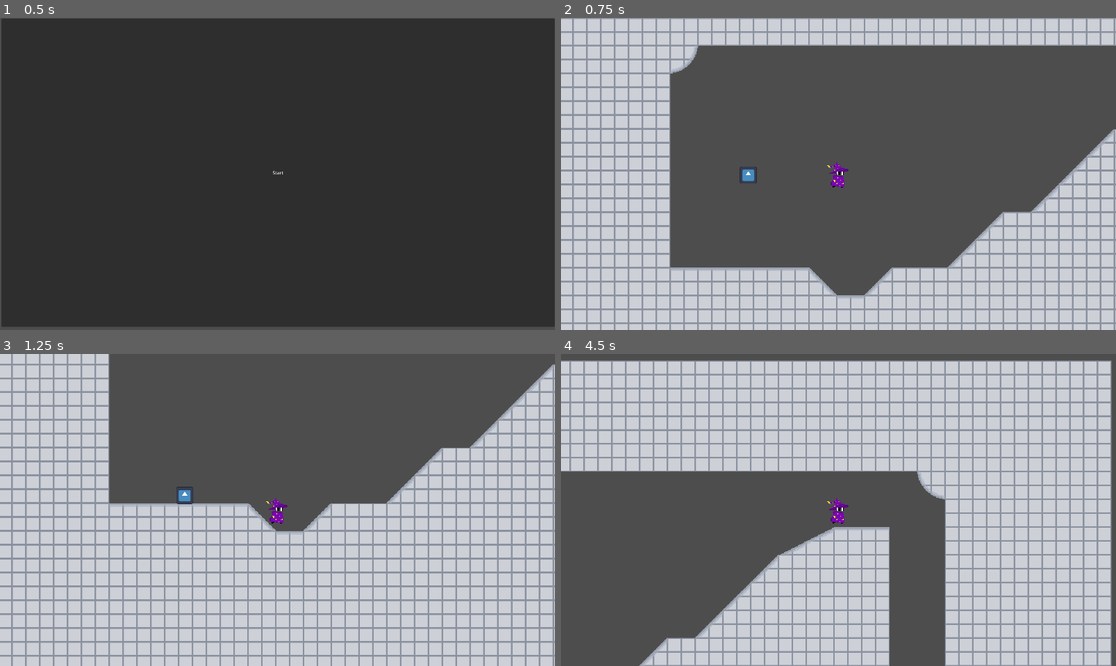
Above: before the commit, frames 1-4 (two rows, left to right).
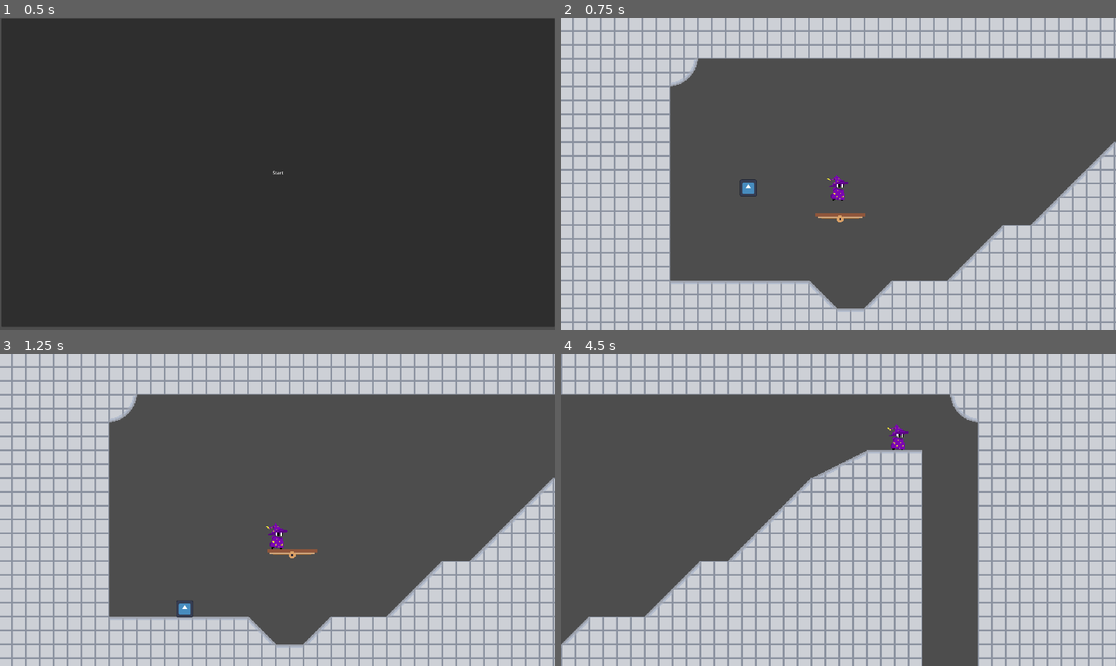
Above: after the commit, the same moments.

Repository: EggsArntMeme/HawkGameJam
Game: Godot game, scene res://Scenes/Levels/MainMenu.tscn
The game is run twice, just before and just after one commit, with the same random seed, the same clock (stepped at 60 frames per second) and the same inputs. The engine's default icon, where the game draws it, is replaced by a stand-in: a white triangle on a blue panel in a dark square.
Inputs:
- Up to frame 1 (0.5 s): no input
- Up to frame 2 (0.75 s): click "Start" at 0.5 s
- Up to frame 3 (1.25 s): no input
- Up to frame 4 (4.5 s): hold D (RIGHT) 1.28-2.78 s; tap W (UP) at 1.52, 2.27, 3.77 s; hold A (LEFT) 2.78-3.53 s; hold D (RIGHT) from 3.53 s (still down)

Frame 1 is identical in both runs. In frame 2, 14% of the frame differs, in the area x 0-100%, y 0-99%; in frame 3, 50%; in frame 4, 57%, in the area x 0-100%, y 0-100%.

Commit message:
Added Platform, Player sprite flip, and camera smoothing :3

Diff:
--- /dev/null
+++ b/PlatformMovement.gd
@@ -0,0 +1,28 @@
+extends Node2D
+
+@export var POSITION_A = 10  # first position the platform will head towards
+@export var POSITION_B = -10  # second
+
+@export var SPEED = 10
+
+@onready var CENTRE = $Centre.position
+
+var TOGGLE = true  # this will toggle if the platform is moving or not
+
+# Called when the node enters the scene tree for the first time.
+func _ready():
+	pass # Replace with function body.
+
+
+# Called every frame. 'delta' is the elapsed time since the previous frame.
+func _process(delta):
+	if TOGGLE:
+		if CENTRE.x >= POSITION_A:
+			SPEED = SPEED * -1
+		elif CENTRE.x <= POSITION_B:
+			SPEED = SPEED * -1
+
+		CENTRE.x += SPEED * delta
+		position.x += SPEED * delta
+
+	pass
--- a/Scenes/Levels/levelOne.tscn
+++ b/Scenes/Levels/levelOne.tscn
@@ -1,8 +1,9 @@
-[gd_scene load_steps=7 format=3 uid="uid://ckpos2myn2whu"]
+[gd_scene load_steps=8 format=3 uid="uid://ckpos2myn2whu"]
 
 [ext_resource type="PackedScene" uid="uid://csl6l3dxrt1oq" path="res://Scenes/Objects/Player.tscn" id="1_yo5hd"]
 [ext_resource type="Texture2D" uid="uid://cepsg783pm0v3" path="res://Sprites/ground_tile.png" id="2_eoavp"]
 [ext_resource type="PackedScene" uid="uid://bmm0hj07smm6e" path="res://Scenes/Objects/Battery.tscn" id="3_td7tu"]
+[ext_resource type="PackedScene" uid="uid://ck7bqtt45063r" path="res://Scenes/Objects/platform.tscn" id="3_wu7ai"]
 
 [sub_resource type="PhysicsMaterial" id="PhysicsMaterial_2ia2p"]
 
@@ -55,6 +56,12 @@
 layer_0/name = "Ground"
 layer_0/tile_data = PackedInt32Array(4, 65536, 0, 5, 65536, 0, 6, 65536, 0, 11, 0, 0, 65544, 0, 0, 65543, 0, 0, 65542,  …(7191 unchanged characters)…
 
+[node name="Platform" parent="." instance=ExtResource("3_wu7ai")]
+position = Vector2(287, -74)
+POSITION_A = 50
+POSITION_B = -50
+SPEED = 30
+
 [node name="Battery" parent="." instance=ExtResource("3_td7tu")]
 position = Vector2(186, -119)
 collision_layer = 5
--- a/Scenes/Objects/Player.tscn
+++ b/Scenes/Objects/Player.tscn
@@ -19,3 +19,11 @@
 
 [node name="Camera2D" type="Camera2D" parent="."]
 zoom = Vector2(3, 3)
+position_smoothing_enabled = true
+drag_horizontal_enabled = true
+drag_vertical_enabled = true
+drag_left_margin = 0.05
+drag_top_margin = 0.5
+drag_right_margin = 0.05
+drag_bottom_margin = 0.5
+editor_draw_drag_margin = true
--- /dev/null
+++ b/Scenes/Objects/platform.tscn
@@ -0,0 +1,29 @@
+[gd_scene load_steps=5 format=3 uid="uid://ck7bqtt45063r"]
+
+[ext_resource type="Script" path="res://PlatformMovement.gd" id="1_4def3"]
+[ext_resource type="Texture2D" uid="uid://ccl7xfhsxldvf" path="res://Sprites/Platform.png" id="2_phxvd"]
+
+[sub_resource type="CircleShape2D" id="CircleShape2D_2re6a"]
+radius = 1.0
+
+[sub_resource type="RectangleShape2D" id="RectangleShape2D_vycdi"]
+size = Vector2(58, 4)
+
+[node name="Platform" type="StaticBody2D"]
+disable_mode = 1
+collision_layer = 2
+script = ExtResource("1_4def3")
+
+[node name="Sprite2D" type="Sprite2D" parent="."]
+texture_filter = 1
+texture = ExtResource("2_phxvd")
+
+[node name="Centre" type="CollisionShape2D" parent="."]
+shape = SubResource("CircleShape2D_2re6a")
+debug_color = Color(0.972549, 0, 0.439216, 0.419608)
+
+[node name="CollisionShape2D" type="CollisionShape2D" parent="."]
+position = Vector2(0, -2)
+shape = SubResource("RectangleShape2D_vycdi")
+
+[node name="Marker2D" type="Marker2D" parent="."]
--- a/Scripts/PlayerScripts/PlayerMovement.gd
+++ b/Scripts/PlayerScripts/PlayerMovement.gd
@@ -6,6 +6,8 @@
 
 # Get the gravity from the project settings to be synced with RigidBody nodes.
 var gravity = ProjectSettings.get_setting("physics/2d/default_gravity")
+
+@onready var sprite_2d = $Sprite2D
 
 func _physics_process(delta):
 	# Add the gravity.
@@ -25,4 +27,9 @@
 	else:
 		velocity.x = move_toward(velocity.x, 0, SPEED)
 
+	if velocity.x < 0:
+		sprite_2d.flip_h = true
+	elif velocity.x > 0:
+		sprite_2d.flip_h = false
+
 	move_and_slide()
Binary file added: Sprites/Platform.png
Not shown, added: Sprites/Platform.png.import
